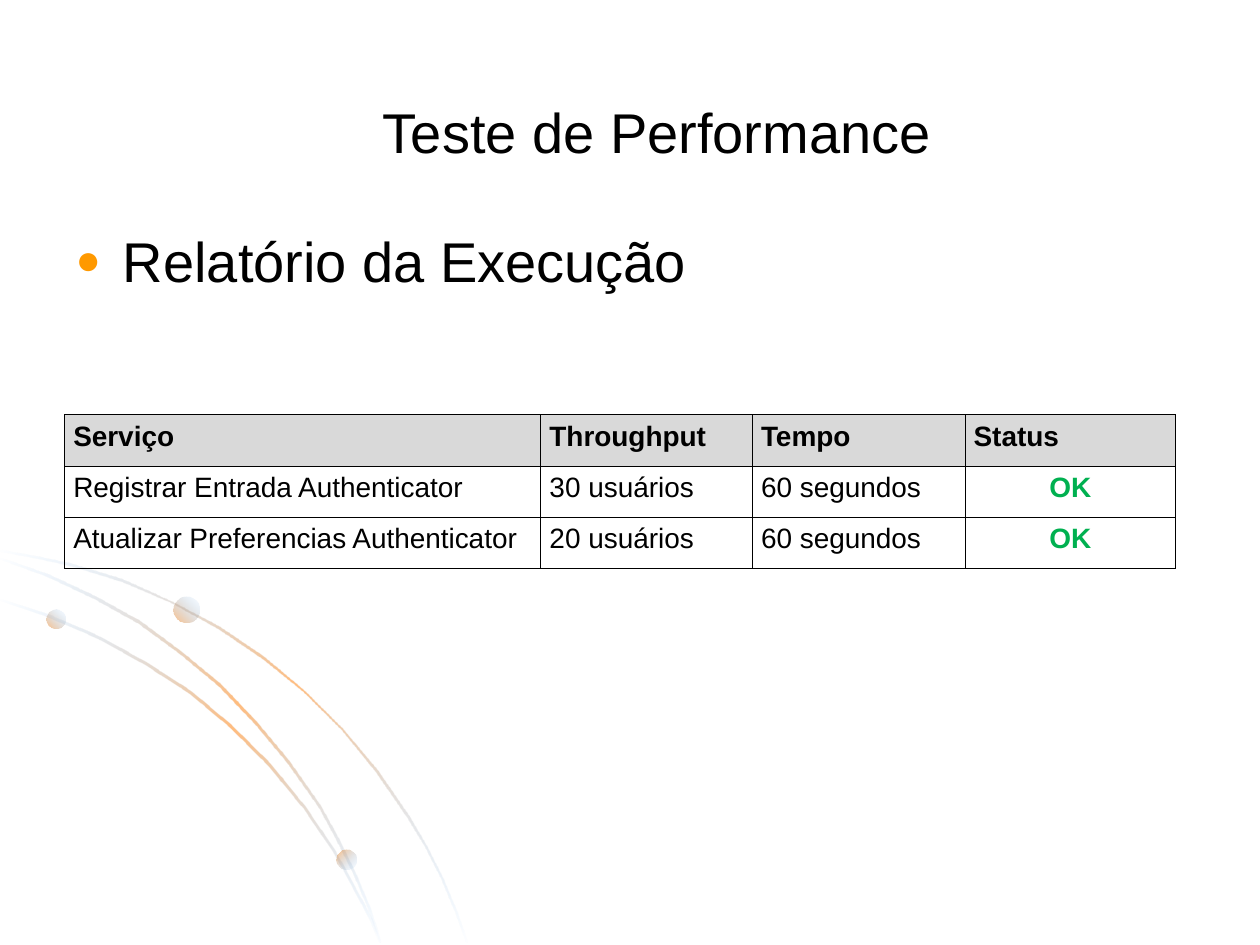
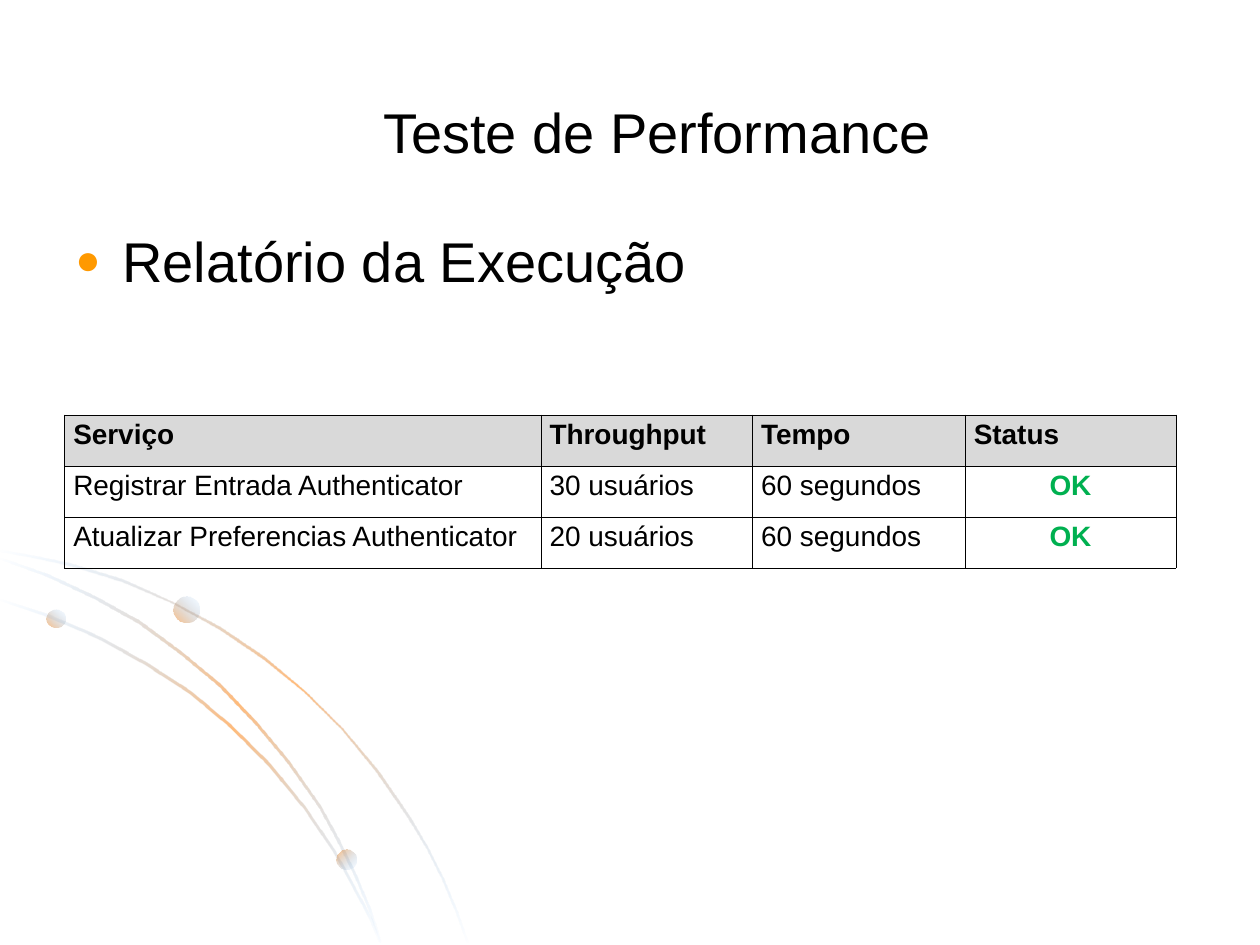
Before and after one commit to ESEGroup/IssuesAuthenticatorCascavel, a slide deck: slide 11 of artefatos/QA/relatorio-issues.ppt. Drawn at 1260x945 pixels with LibreOffice and Linux fonts; fonts in the diff are those of the drawing; background and template pictures are left out. Boxes give left, top, right and bottom in pixels: in the first picture for what was removed or moved away, otherwise in the second. Text is boxed around its words. In the diff, an @@ line names an element or a change of style, - is before the commit and + after.

Commit message:
Atualizados os artefatos de teste

```diff
--- a/artefatos/QA/relatorio-issues.ppt
+++ b/artefatos/QA/relatorio-issues.ppt
@@ text "Relatório da Execução" at [122,240,686,293]: indent changed @@
@@ table at [64,415,1176,568] @@
@@ line spacing 1 to 0.94 @@
@@ borders changed @@
@@ freeform shape at [1,549,469,942]: outline redrawn @@
```
Also in this commit, not shown: 15 other slides changed, 4 slides added, 1 slide removed, 2 other files.
